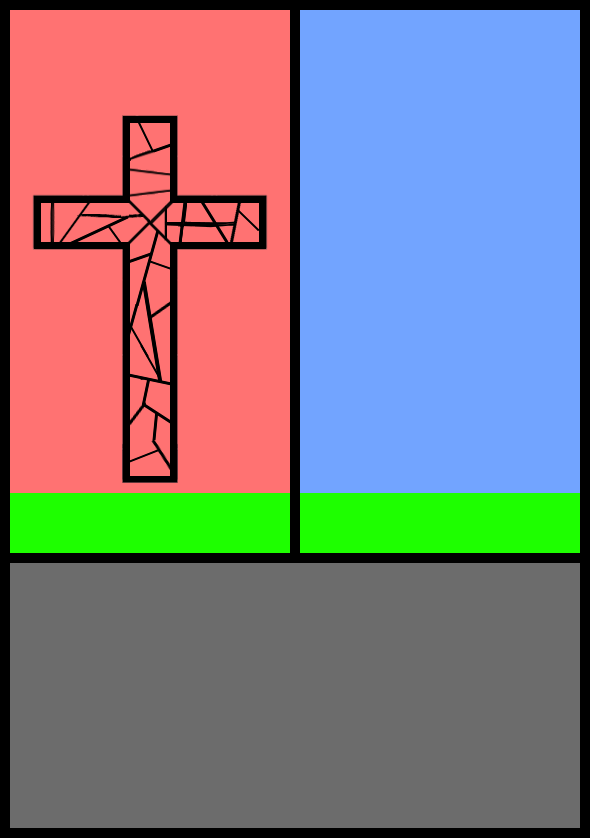
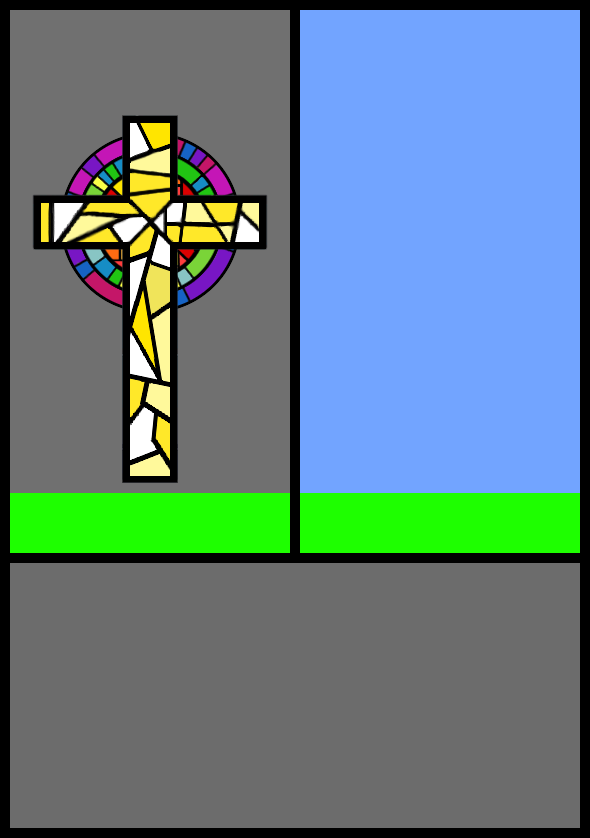
Layered file, before and after one edit (590×838). Changes by layer:
added layer "Pasted Layer #6" above "Layer" over <box>48,119,262,473</box>
moved "Layer" above "Pasted Layer #5" over <box>32,115,268,483</box>
added layer "Pasted Layer #5" above "Layer #3" over <box>32,115,268,483</box>
added layer "Layer #3" above "Layer #1" over <box>93,166,207,281</box>
added layer "Layer #1" above "Pasted Layer #4" over <box>95,169,205,278</box>
painted on "Pasted Layer #4" over <box>50,119,260,473</box>
added layer "Layer #2" above "Pasted Layer #7" over <box>78,151,222,294</box>
added layer "Pasted Layer #7" above "Layer #4" over <box>60,132,241,313</box>
added layer "Layer #4" above "Layer copy" over <box>60,133,240,313</box>
painted on "Pasted Layer #2" over <box>10,10,290,493</box>
